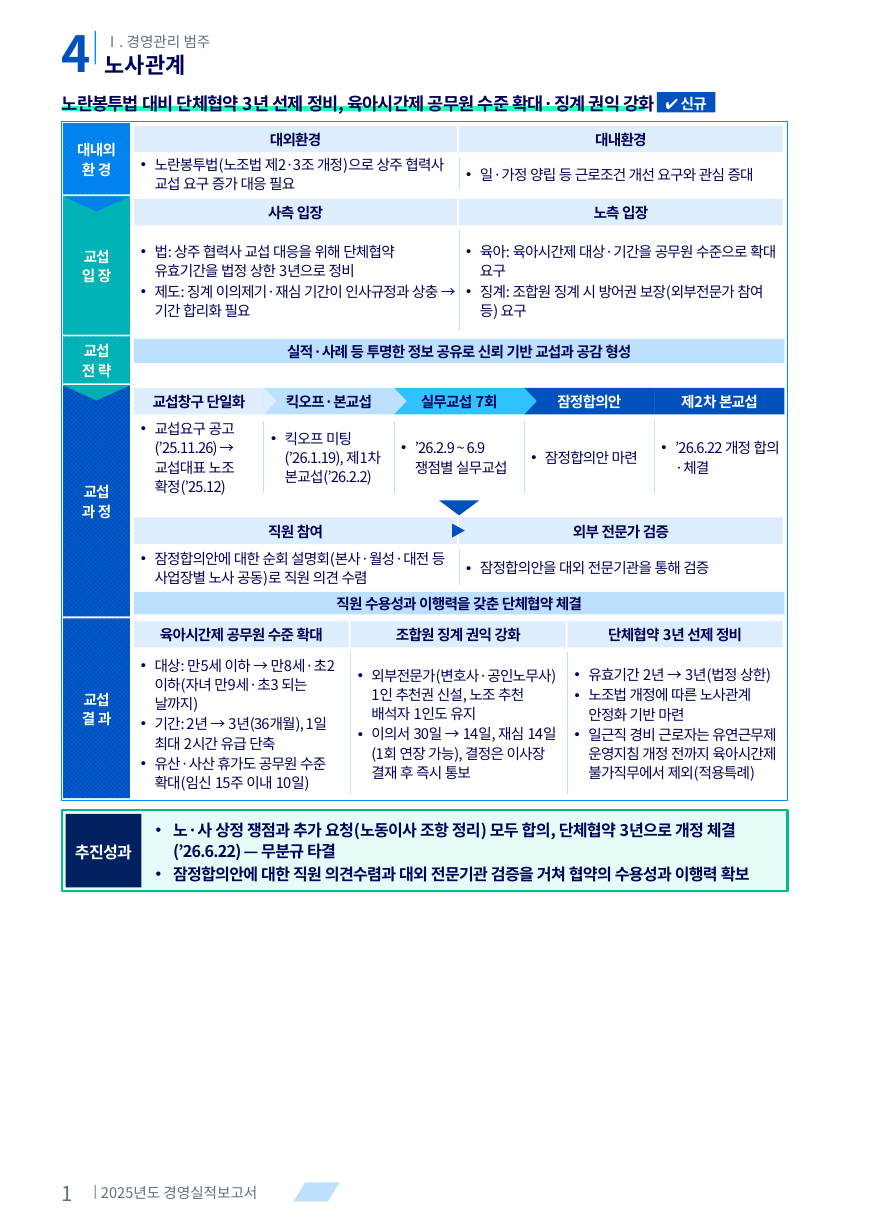
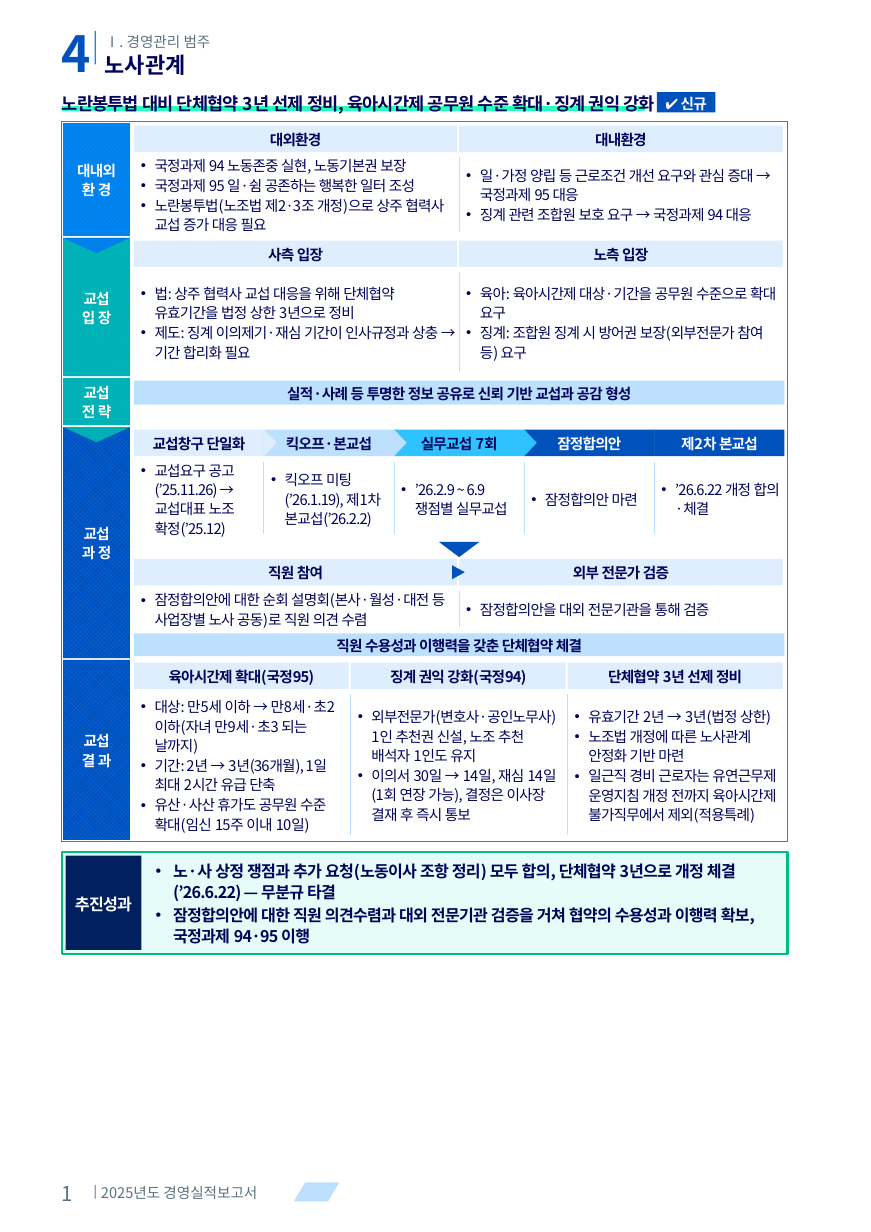
Before and after one commit to khjlsi-creator/claude, a slide deck: slide 1 of korad-경영평가-ppt/KORAD_경영평가_단체협약_체결_A4세로.pptx. Drawn at 871x1232 pixels with LibreOffice and Linux fonts; fonts in the diff are those of the drawing. Boxes give left, top, right and bottom in pixels: in the first picture for what was removed or moved away, otherwise in the second. Text is boxed around its words. In the diff, an @@ line names an element or a change of style, - is before the commit and + after.

```diff
--- a/korad-경영평가-ppt/KORAD_경영평가_단체협약_체결_A4세로.pptx
+++ b/korad-경영평가-ppt/KORAD_경영평가_단체협약_체결_A4세로.pptx
@@ rectangle: place and size @@
-rectangle at (62,121,788,799)
+rectangle at (62,121,788,842)
@@ rectangle "대내외": place and size @@
-rectangle "대내외" at (63,123,131,195)
+rectangle "대내외" at (63,123,131,236)
@@ text at (155,159,444,231): text changed @@
-• 노란봉투법(노조법 제2·3조 개정)으로 상주 협력사 교섭 요구 증가 대응 필요
+• 국정과제 94 노동존중 실현, 노동기본권 보장
+• 국정과제 95 일·쉼 공존하는 행복한 일터 조성
+• 노란봉투법(노조법 제2·3조 개정)으로 상주 협력사 교섭 증가 대응 필요
@@ line moved from (459, 157) - (459, 190) to (459, 157) - (459, 232) @@
@@ text at (480,169,754,221): text changed @@
-• 일·가정 양립 등 근로조건 개선 요구와 관심 증대
+• 일·가정 양립 등 근로조건 개선 요구와 관심 증대 → 국정과제 95 대응
+• 징계 관련 조합원 보호 요구 → 국정과제 94 대응
@@ 2 texts, 1 freeform shape: place and size @@
-2 texts, 1 freeform shape at (155,244,776,537)
+2 texts, 1 freeform shape at (155,286,776,579)
@@ 18 rectangles, 10 texts, 8 lines, 7 freeform shapes: place and size @@
-18 rectangles, 10 texts, 8 lines, 7 freeform shapes at (63,196,785,798)
+18 rectangles, 10 texts, 8 lines, 7 freeform shapes at (63,238,785,839)
@@ text in rectangle at (169,669,314,685): text changed @@
-육아시간제 공무원 수준 확대
+육아시간제 확대(국정95)
@@ text in rectangle at (390,669,526,685): text changed @@
-조합원 징계 권익 강화
+징계 권익 강화(국정94)
@@ rectangle: place and size @@
-rectangle at (62,810,788,891)
+rectangle at (62,852,788,954)
@@ rectangle "추진성과": place and size @@
-rectangle "추진성과" at (65,814,141,888)
+rectangle "추진성과" at (65,855,141,950)
@@ text "노·사 상정 쟁점과 추가 요청(노동이사 ...": place and size @@
-text "노·사 상정 쟁점과 추가 요청(노동이사 ..." at (173,822,750,882)
+text "노·사 상정 쟁점과 추가 요청(노동이사 ..." at (173,863,755,944)
@@ text at (173,907,755,944): text changed @@
-• 잠정합의안에 대한 직원 의견수렴과 대외 전문기관 검증을 거쳐 협약의 수용성과 이행력 확보
+• 잠정합의안에 대한 직원 의견수렴과 대외 전문기관 검증을 거쳐 협약의 수용성과 이행력 확보, 국정과제 94·95 이행
```
Also in this commit, not shown: 1 other file.
